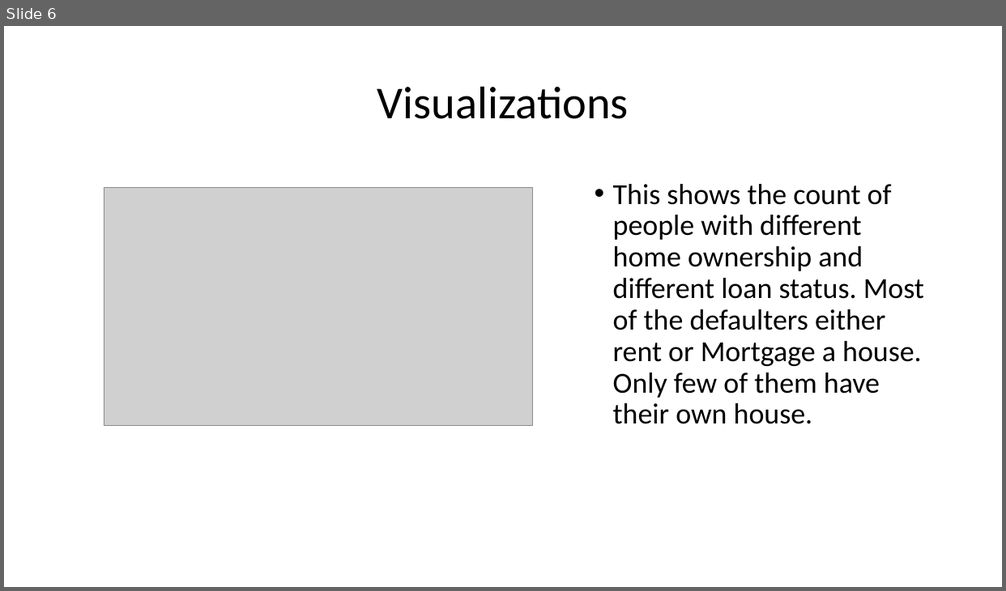
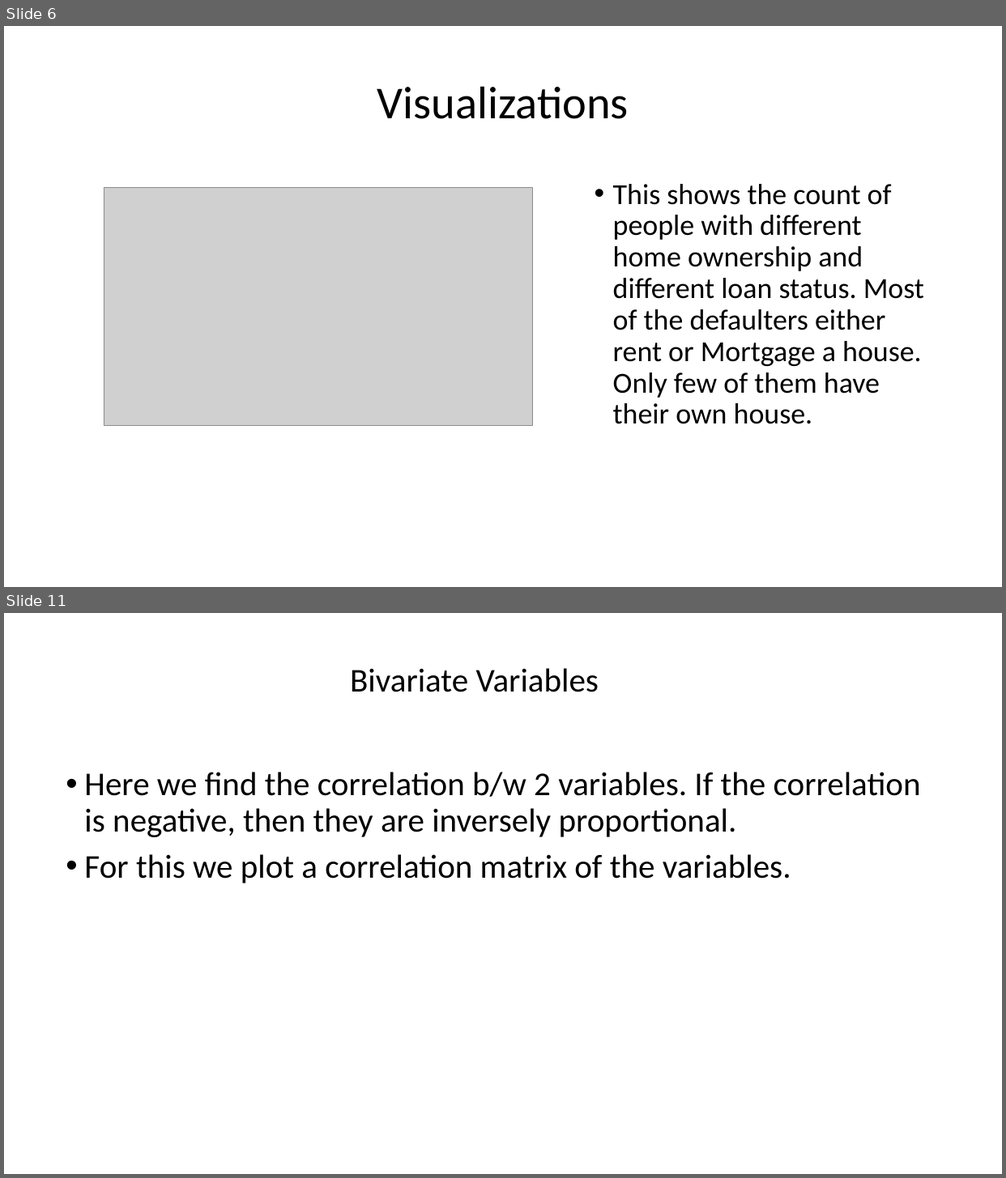
Before and after one commit to neetika01/LendingClubCaseStudy, a slide deck: Lending_club_case_study.pptx. Shown one above the other, each under a label of ours: slide 6 before the commit, slides 6 and 11 after it; the slides between them are not shown. The pictures are 1006x591 and 1006x1178 pixels, drawn with LibreOffice and Linux fonts; fonts in the diff are those of the drawing; grey boxes stand for pictures. Boxes give left, top, right and bottom in pixels: in the first picture for what was removed or moved away, otherwise in the second. Text is boxed around its words. In the diff, an @@ line names an element or a change of style, - is before the commit and + after.

```diff
--- a/Lending_club_case_study.pptx
+++ b/Lending_club_case_study.pptx
@@ slide 11 added at <box>4,613,1002,1174</box>, background #FFFFFF @@
@@ title added at <box>350,668,599,692</box>, 32 pt, text #000000 @@
+Bivariate Variables
@@ text added at <box>84,772,921,884</box>, 32 pt, text #000000 @@
+• Here we find the correlation b/w 2 variables. If the correlation is negative, then they are inversely proportional.
+• For this we plot a correlation matrix of the variables.
```
Also in this commit, not shown: 5 other slides added, 2 other files.
